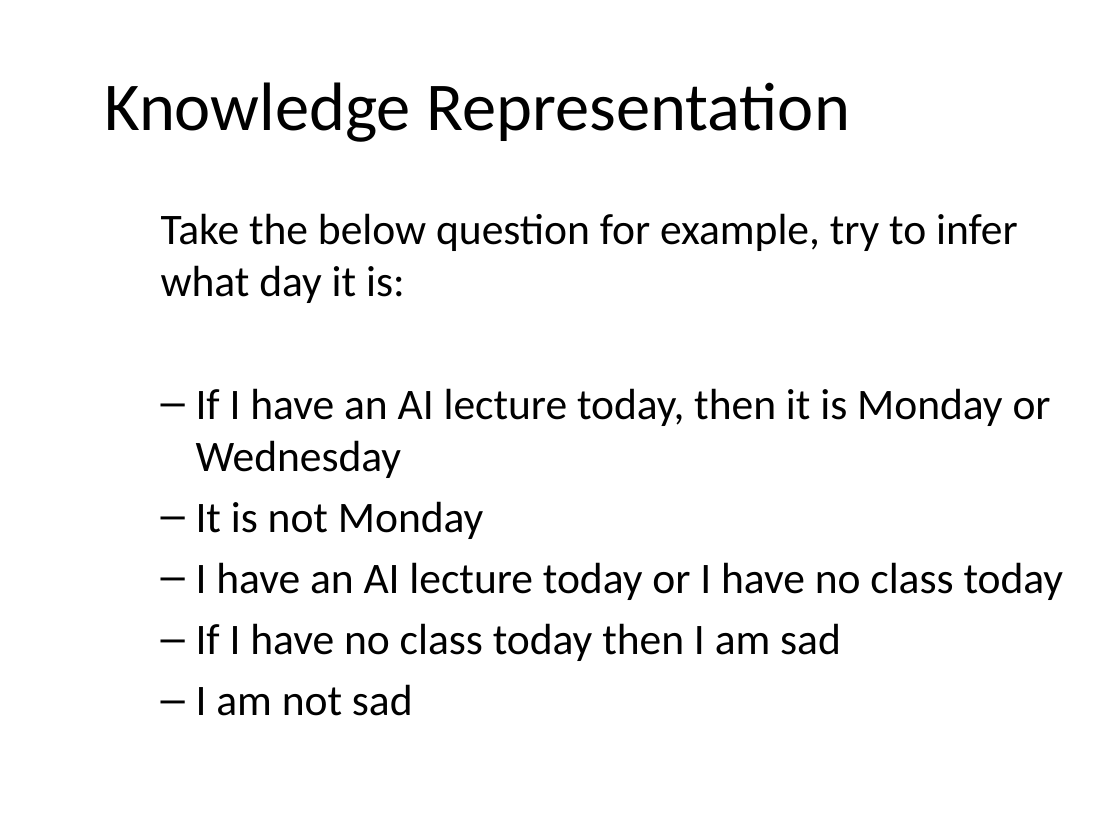
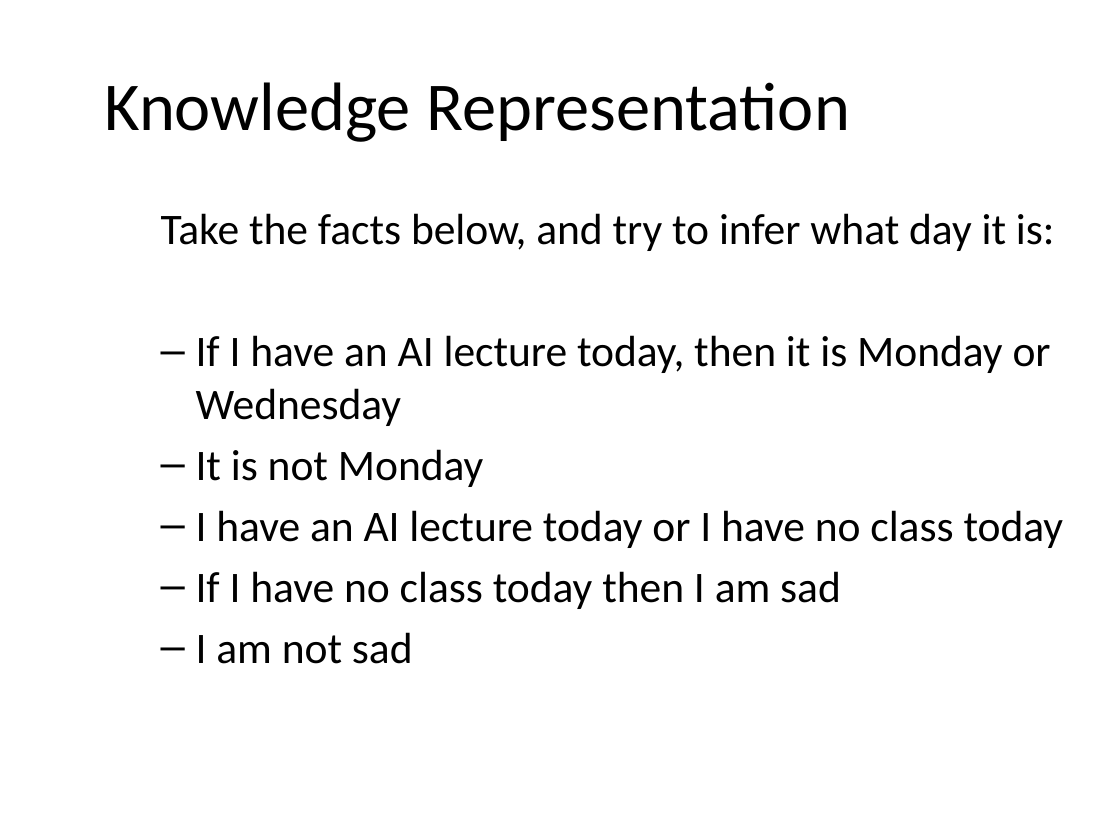
Before and after one commit to JeffRisberg/PythonNotebooksForAI, a slide deck: slide 1 of Documents/20-Knowledge.pptx. Drawn at 1120x840 pixels with LibreOffice and Linux fonts; fonts in the diff are those of the drawing; background and template pictures are left out. Boxes give left, top, right and bottom in pixels: in the first picture for what was removed or moved away, otherwise in the second. Text is boxed around its words. In the diff, an @@ line names an element or a change of style, - is before the commit and + after.

```diff
--- a/Documents/20-Knowledge.pptx
+++ b/Documents/20-Knowledge.pptx
@@ text at (161,213,1055,251): text changed @@
-  Take the below question for example, try to infer what day it is:
+  Take the facts below, and try to infer what day it is:
```
Also in this commit, not shown: 1 other slide changed, 1 slide removed, 5 other files.
